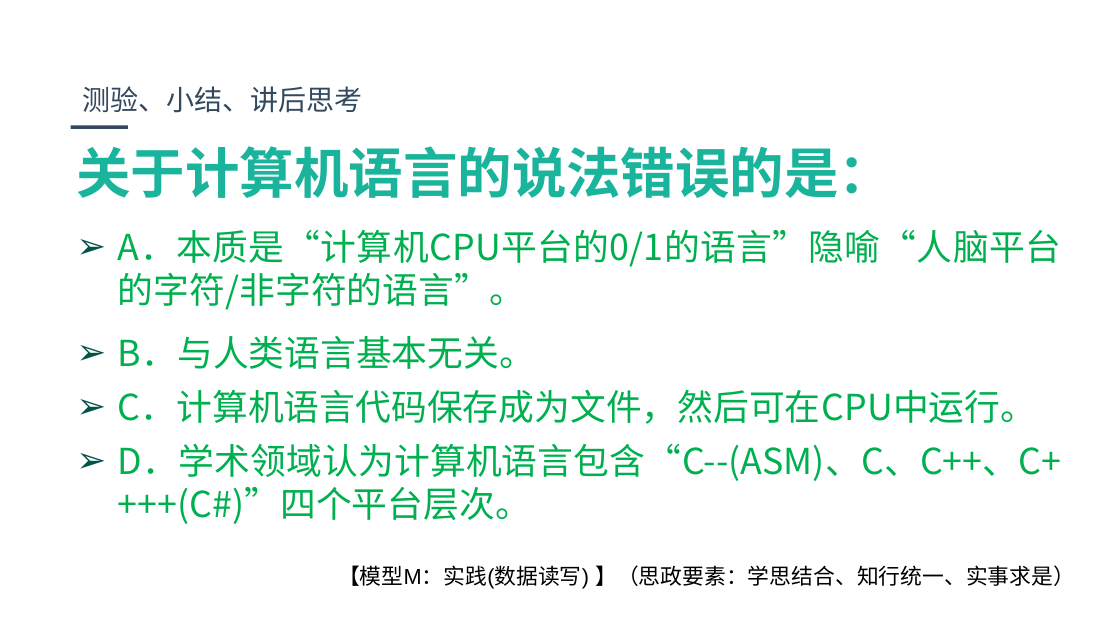
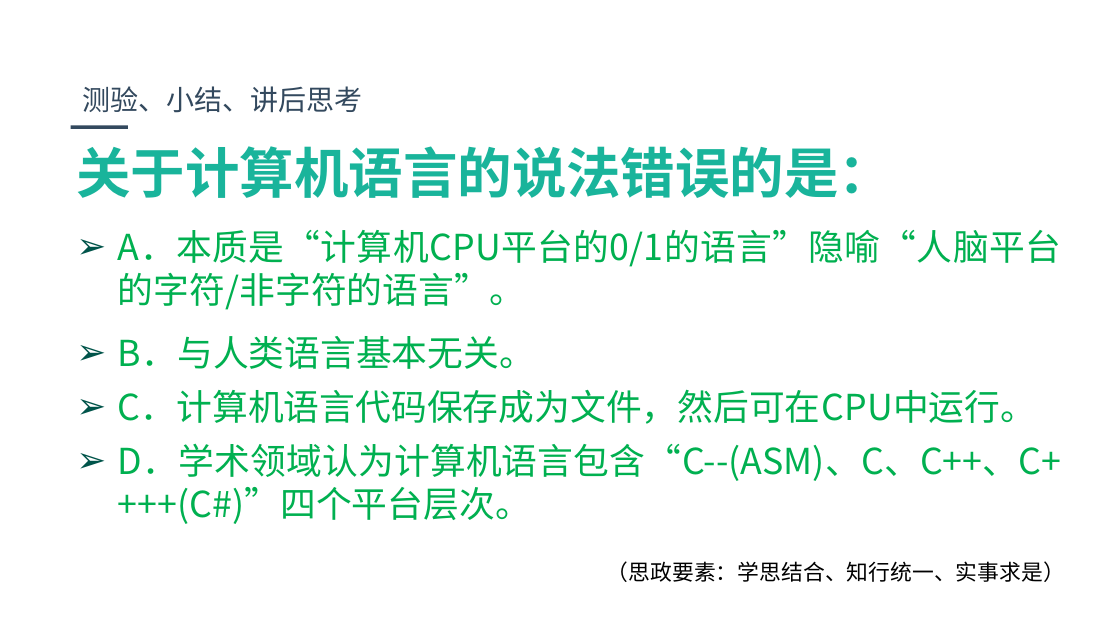
Before and after one commit to jbhuang99/WebEdu_LocalVersion_YuQin_DotNetCore2.1, a slide deck: slide 13 of wwwroot/1-FourPlatformLevelsofUniversalProgrammingLanguage.pptx. Drawn at 1120x630 pixels with LibreOffice and Linux fonts; fonts in the diff are those of the drawing; background and template pictures are left out. Boxes give left, top, right and bottom in pixels: in the first picture for what was removed or moved away, otherwise in the second. Text is boxed around its words. In the diff, an @@ line names an element or a change of style, - is before the commit and + after.

```diff
--- a/wwwroot/1-FourPlatformLevelsofUniversalProgrammingLanguage.pptx
+++ b/wwwroot/1-FourPlatformLevelsofUniversalProgrammingLanguage.pptx
@@ text at (607, 561, 1065, 582): text changed @@
-【模型M：实践(数据读写) 】（思政要素：学思结合、知行统一、实事求是）
+（思政要素：学思结合、知行统一、实事求是）
```
Also in this commit, not shown: 6 other slides changed.
